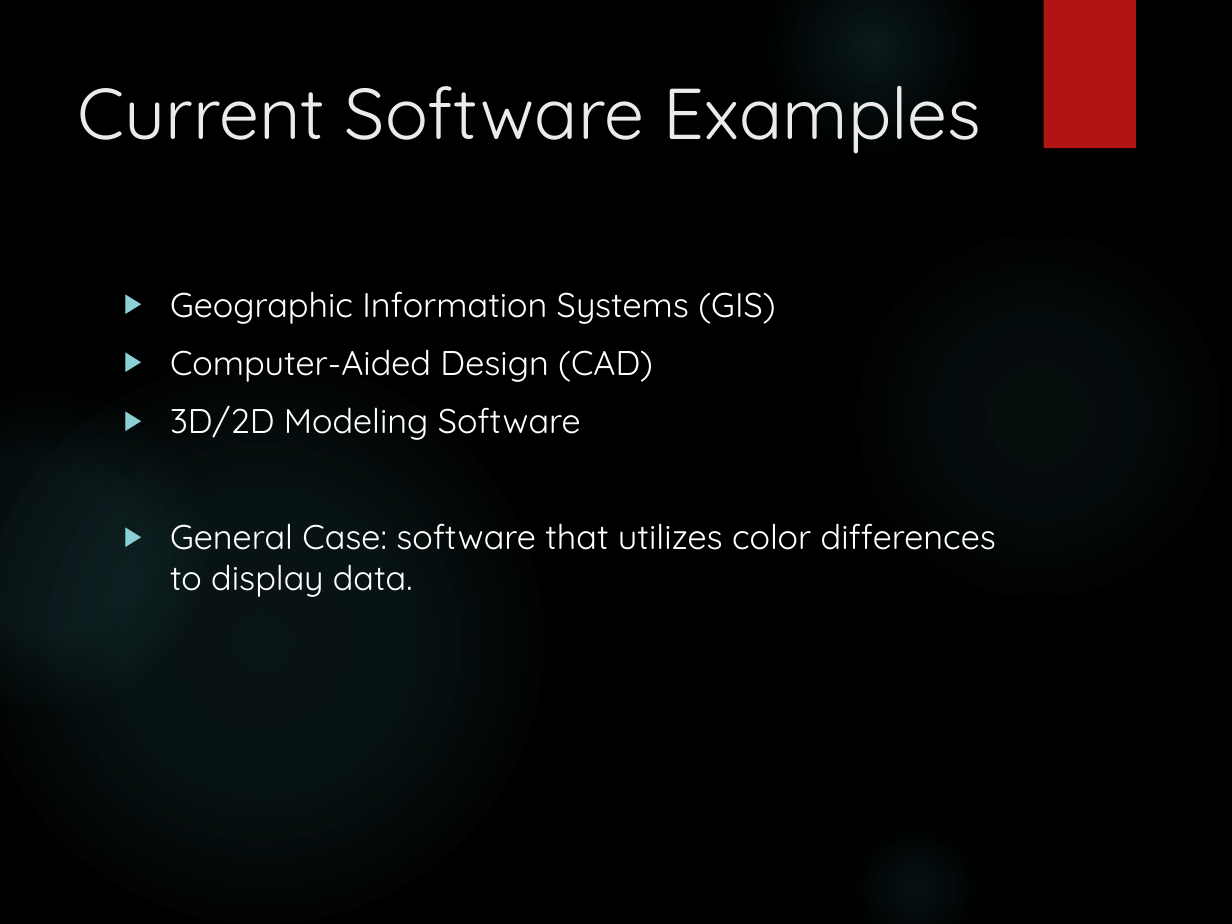
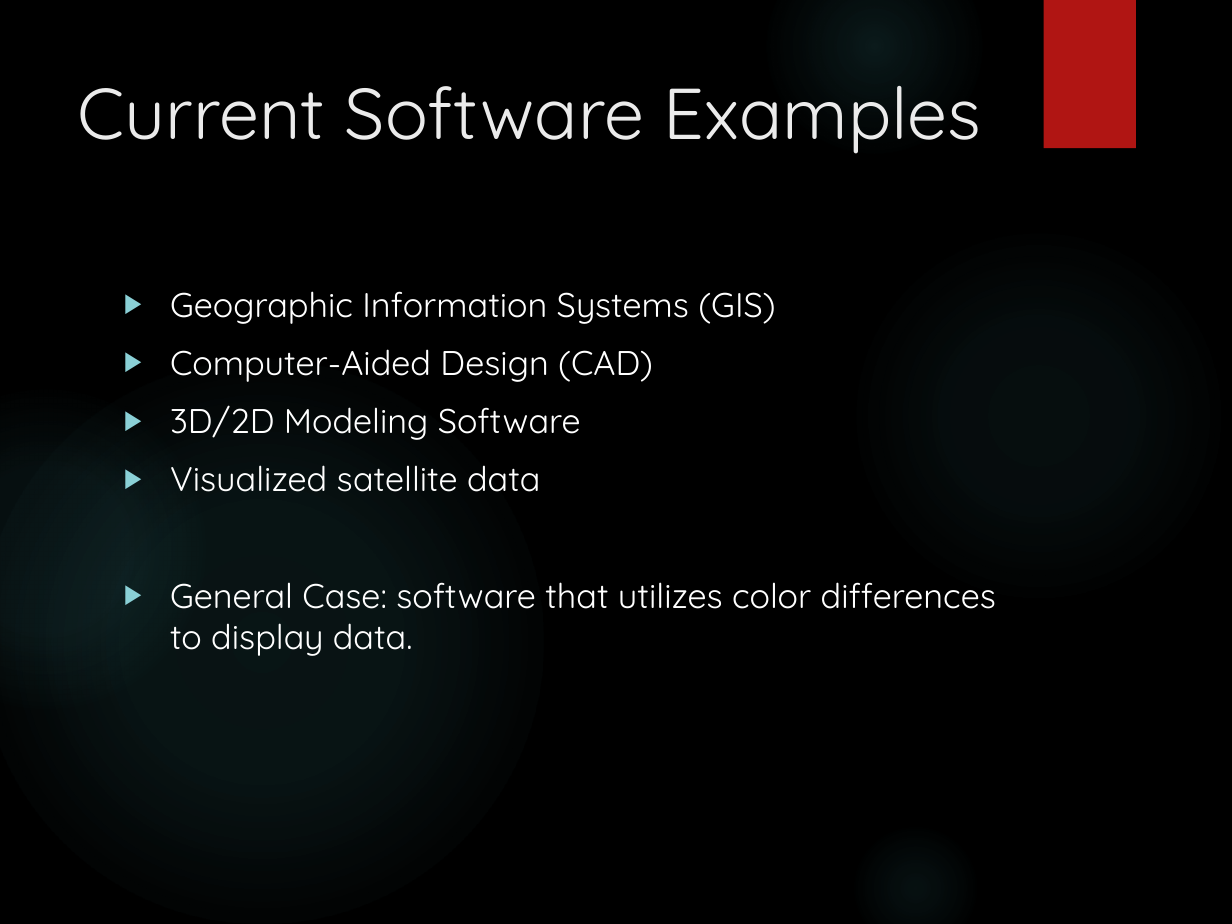
Before and after one commit to seancoogan/vtk_dynamic_color, a slide deck: slide 3 of MSIM741_slides_BARBACHEM_COOGAN.pptx. Drawn at 1232x924 pixels with LibreOffice and Linux fonts; fonts in the diff are those of the drawing; background and template pictures are left out. Boxes give left, top, right and bottom in pixels: in the first picture for what was removed or moved away, otherwise in the second. Text is boxed around its words. In the diff, an @@ line names an element or a change of style, - is before the commit and + after.

```diff
--- a/MSIM741_slides_BARBACHEM_COOGAN.pptx
+++ b/MSIM741_slides_BARBACHEM_COOGAN.pptx
@@ text at bbox=[170, 465, 540, 492]: paragraph added @@
+▶ Visualized satellite data
```
Also in this commit, not shown: 1 other slide changed, 1 other file.
